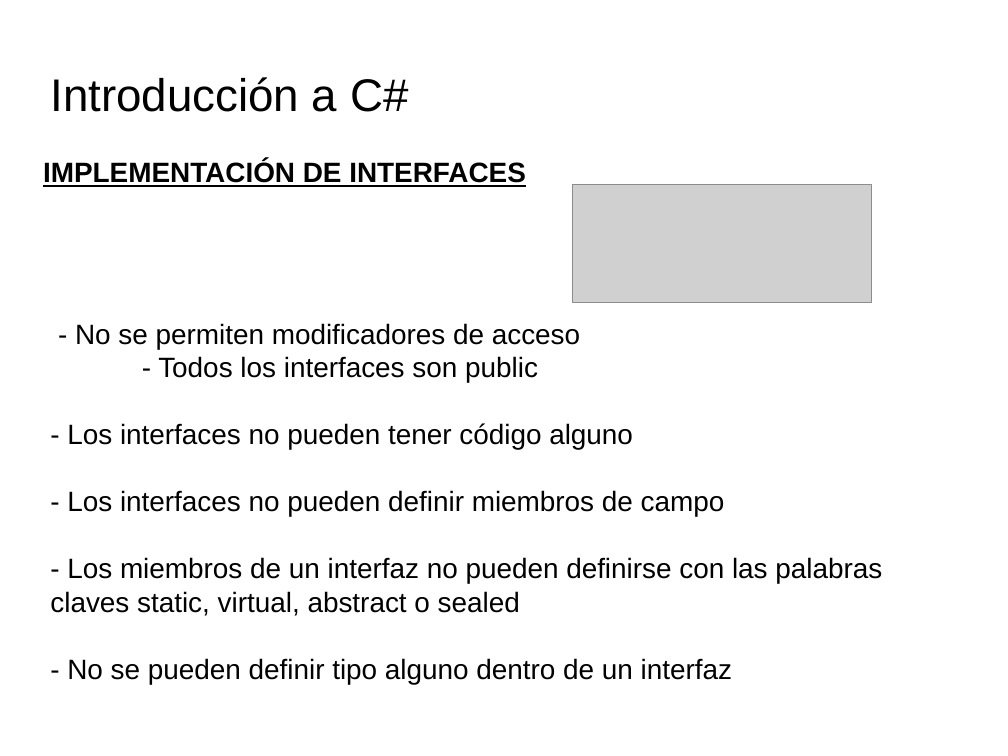
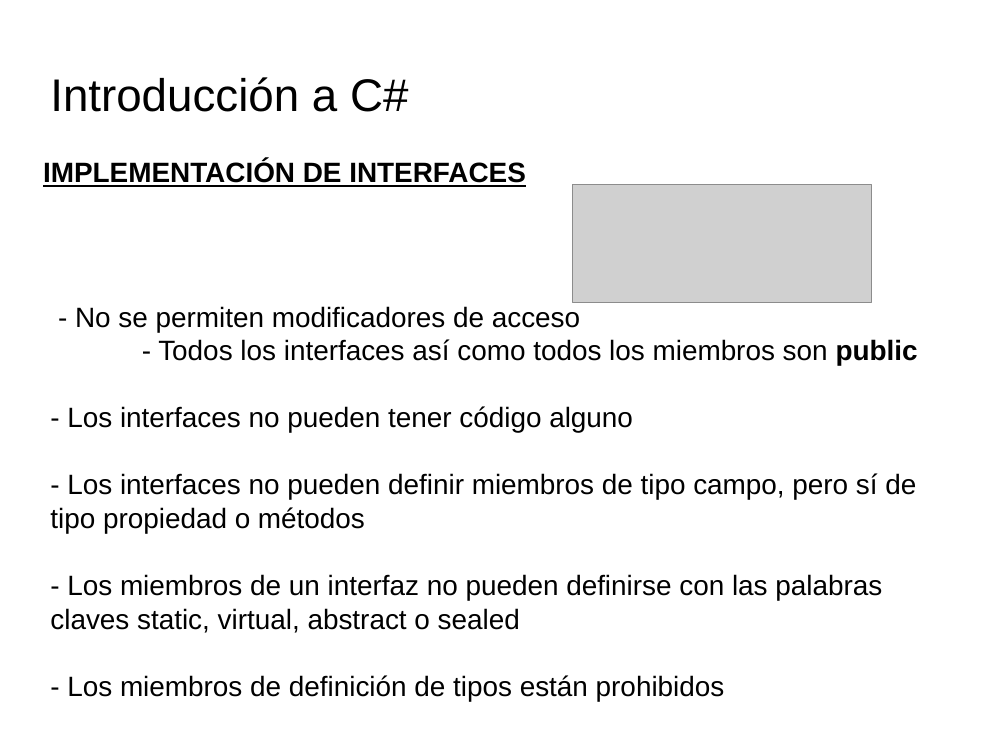
Before and after one commit to videojuegos-abastos/PMV, a slide deck: slide 18 of te/Tema 4 (Chema)/t4.3.- Definiendo miembros de una clase.odp. Drawn at 1008x756 pixels with LibreOffice and Linux fonts; fonts in the diff are those of the drawing; grey boxes stand for pictures; background and template pictures are left out. Boxes give left, top, right and bottom in pixels: in the first picture for what was removed or moved away, otherwise in the second. Text is boxed around its words. In the diff, an @@ line names an element or a change of style, - is before the commit and + after.

```diff
--- a/te/Tema 4 (Chema)/t4.3.- Definiendo miembros de una clase.odp
+++ b/te/Tema 4 (Chema)/t4.3.- Definiendo miembros de una clase.odp
@@ text at (x1=158, y1=339, x2=918, y2=366): text changed @@
-- Todos los interfaces son public
+- Todos los interfaces así como todos los miembros son public
@@ text at (x1=50, y1=473, x2=916, y2=533): text changed @@
-- Los interfaces no pueden definir miembros de campo
+- Los interfaces no pueden definir miembros de tipo campo, pero sí de tipo propiedad o métodos
@@ text at (x1=67, y1=675, x2=725, y2=701): text changed @@
-- No se pueden definir tipo alguno dentro de un interfaz
+- Los miembros de definición de tipos están prohibidos
```
Also in this commit, not shown: 7 other slides changed, 3 other files.
